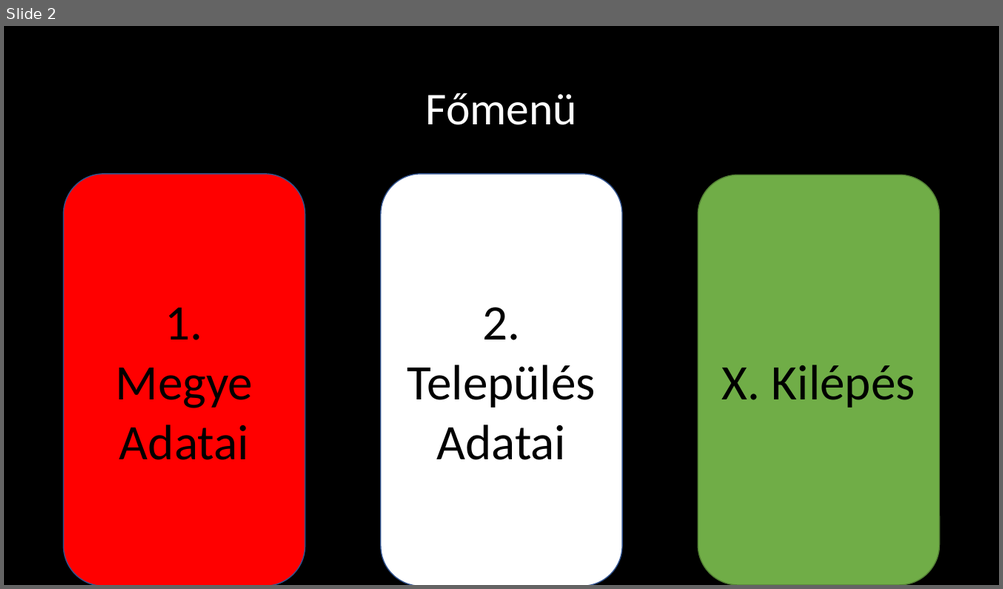
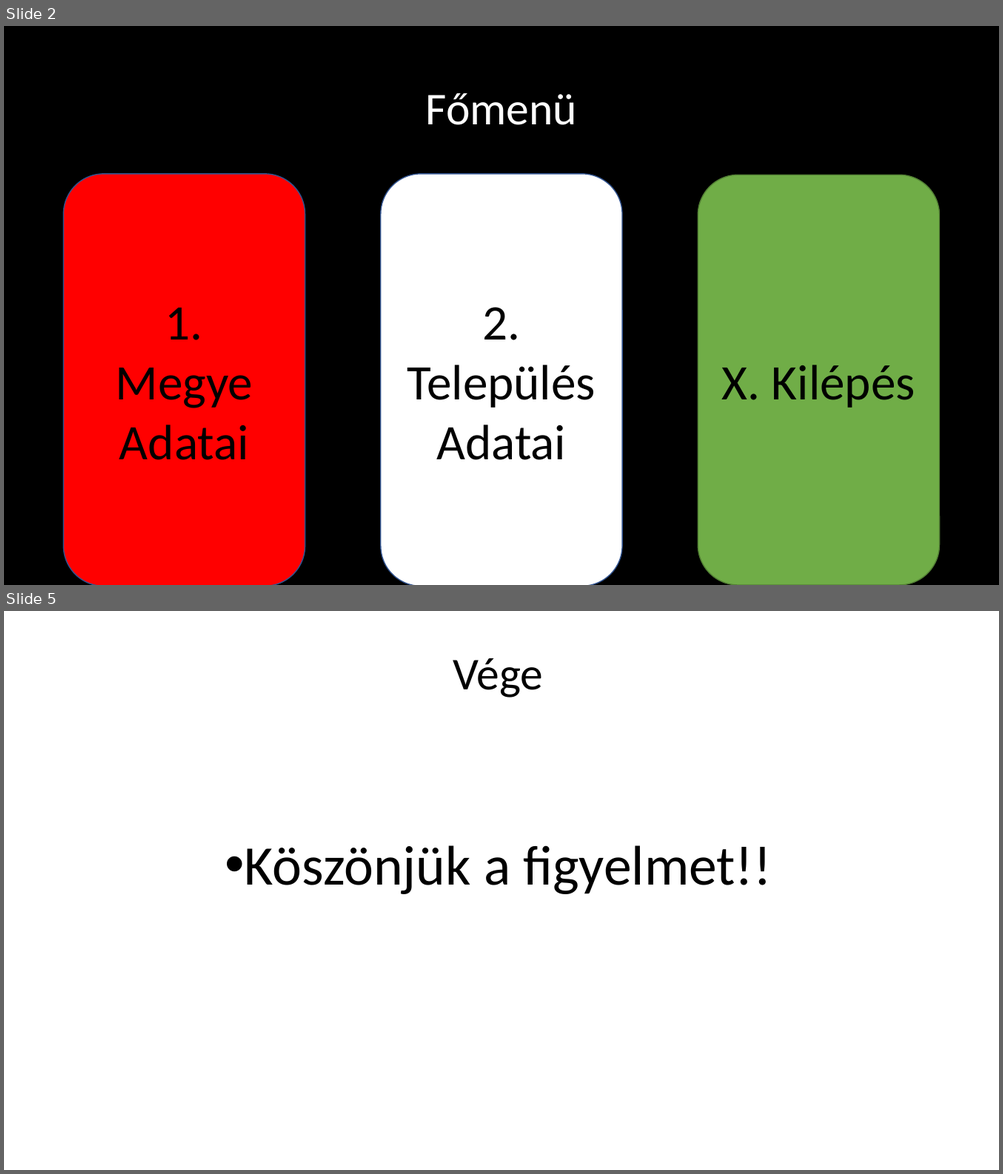
Before and after one commit to FRXTSY/Nepesseg, a slide deck: Magyarország népessége 2025.pptx. Shown one above the other, each under a label of ours: slide 2 before the commit, slides 2 and 5 after it; the slides between them are not shown. The pictures are 1003x589 and 1003x1174 pixels, drawn with LibreOffice and Linux fonts; fonts in the diff are those of the drawing; background and template pictures are left out. Boxes give left, top, right and bottom in pixels: in the first picture for what was removed or moved away, otherwise in the second. Text is boxed around its words. In the diff, an @@ line names an element or a change of style, - is before the commit and + after.

```diff
--- a/Magyarország népessége 2025.pptx
+++ b/Magyarország népessége 2025.pptx
@@ slide 5 added at (x1=4, y1=611, x2=999, y2=1170), background picture (left out) @@
@@ title added at (x1=453, y1=658, x2=543, y2=698), 44 pt, text #000000 @@
+Vége
@@ text added at (x1=244, y1=846, x2=771, y2=894), 54 pt, text #000000 @@
+• Köszönjük a figyelmet!!
```
Also in this commit, not shown: 2 other slides added, 2 slides removed, 1 other file.
